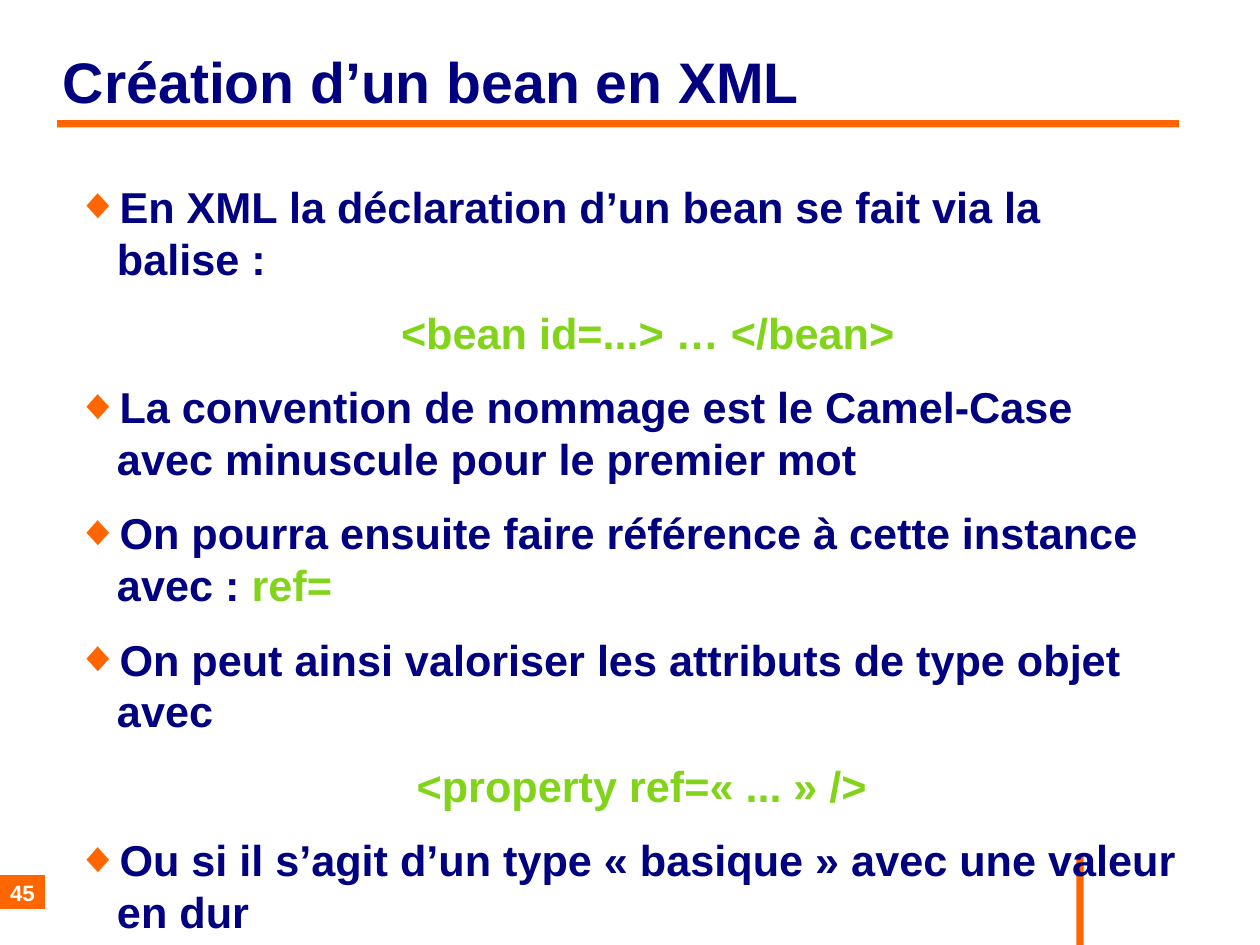
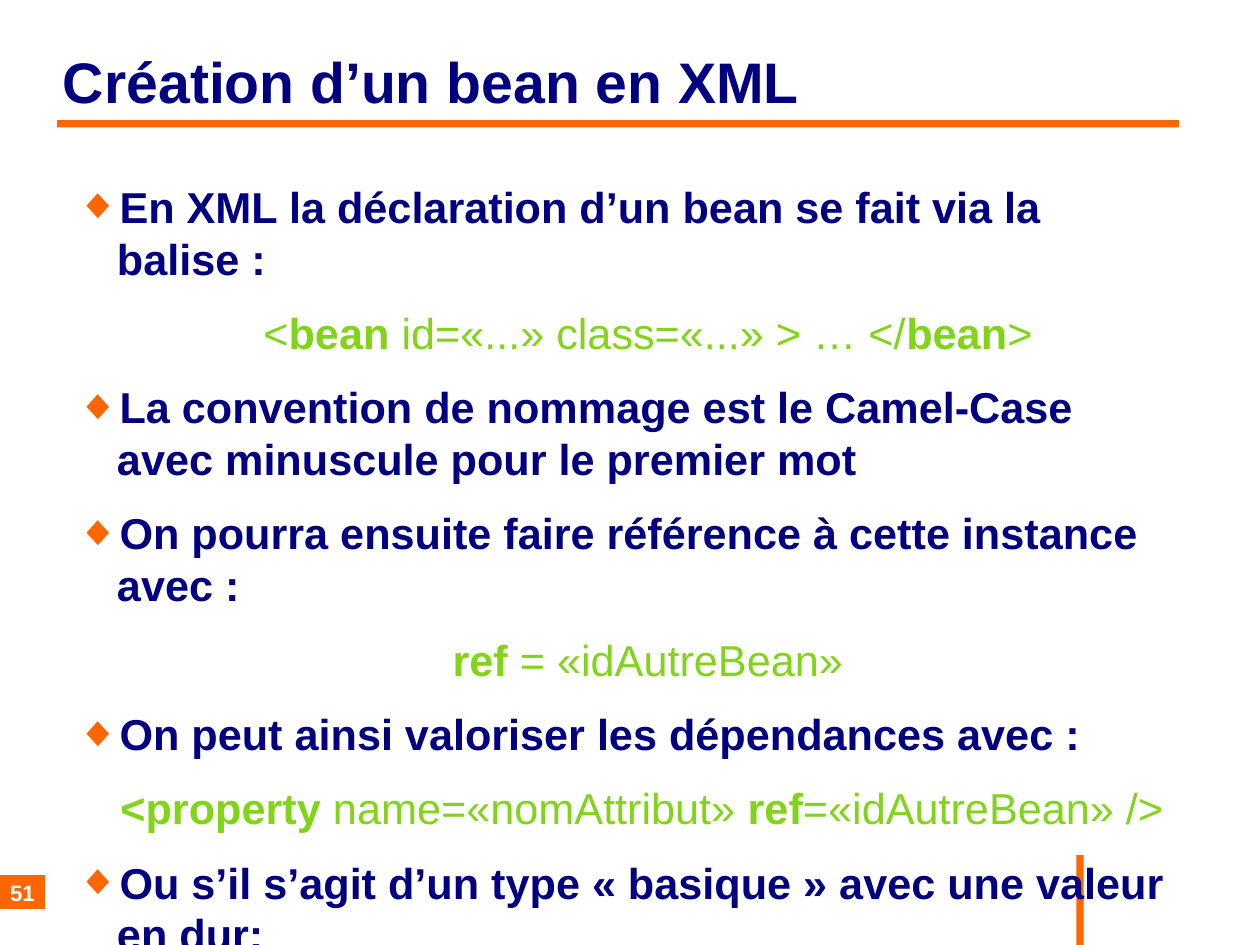
Before and after one commit to philphils/formation-spring, a slide deck: slide 51 of Documentation/diapo_formation_spring.odp (slide 45 before the commit). Drawn at 1260x945 pixels with LibreOffice and Linux fonts; fonts in the diff are those of the drawing; background and template pictures are left out. Boxes give left, top, right and bottom in pixels: in the first picture for what was removed or moved away, otherwise in the second. Text is boxed around its words. In the diff, an @@ line names an element or a change of style, - is before the commit and + after.

```diff
--- a/Documentation/diapo_formation_spring.odp
+++ b/Documentation/diapo_formation_spring.odp
@@ text at (x1=263, y1=317, x2=1032, y2=350): text changed; bold off @@
-<bean id=...> … </bean>
+<bean id=«...» class=«...» > … </bean>
@@ text at (x1=117, y1=517, x2=1163, y2=907): text changed @@
-◆ On pourra ensuite faire référence à cette instance avec : ref=
-◆ On peut ainsi valoriser les attributs de type objet avec
-<property ref=« ... » />
-◆ Ou si il s’agit d’un type « basique » avec une valeur en dur
-<property value=« ... » />
+◆ On pourra ensuite faire référence à cette instance avec :
+ref = «idAutreBean»
+◆ On peut ainsi valoriser les dépendances avec :
+<property name=«nomAttribut» ref=«idAutreBean» />
+◆ Ou s’il s’agit d’un type « basique » avec une valeur en dur:
+<property name=«nomAttribut» value=«...» />
@@ page number at (x1=10, y1=885, x2=35, y2=902): text changed @@
-45
+51
```
Also in this commit, not shown: 14 other slides changed, 2 slides added.
